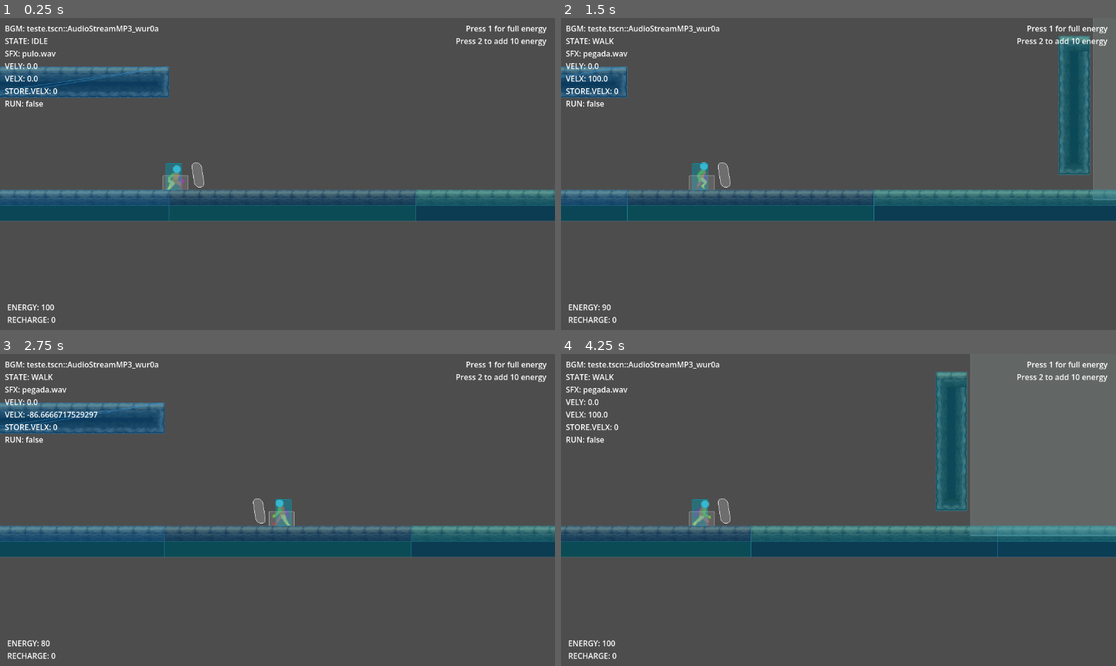
Above: before the commit, frames 1-4 (two rows, left to right).
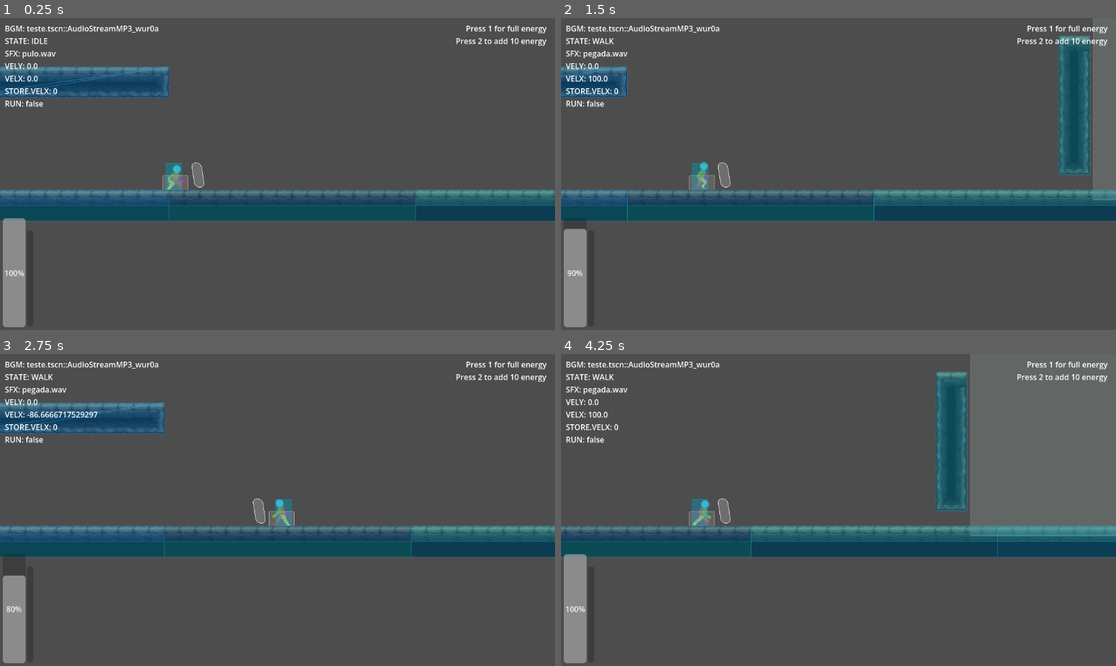
Above: after the commit, the same moments.

Repository: flanderszao/gamedev-delivery
Game: Godot game, scene res://scenes/teste.tscn
Same seed, same stepped clock (60 frames per second), same inputs: the game is played once before the commit and once after it.
Inputs (mouse positions are in pixels of both pictures, inside the frame that each line leads up to):
- Up to frame 1 (0.25 s): no input
- Up to frame 2 (1.5 s): move the mouse to (960, 158) at 0.52 s; hold Right (right) from 0.53 s (still down); tap Z (b_button) at 0.6 s; tap Space (ui_select) at 0.77, 0.8, 1.07, 1.35 s; move the mouse to (727, 189) at 1.27 s
- Up to frame 3 (2.75 s): tap Space (ui_select) at 1.52, 1.82, 2.3 s; tap Z (b_button) at 1.55 s; move the mouse to (333, 441) at 2.02 s; release Right (right) at 2.03 s; hold Left (left) from 2.03 s (still down); tap Shift (a_button) at 2.1 s
- Up to frame 4 (4.25 s): move the mouse to (810, 572) at 2.77 s; release Left (left) at 2.78 s; hold Right (right) from 2.78 s (still down); tap Z (b_button) at 2.85, 3.6 s; tap Space (ui_select) at 3.02, 3.32, 3.77, 3.8, 4.07 s; move the mouse to (1005, 556) at 3.52 s; tap 1 (debug_1) at 4.15 s

The runs differ from the first frame. In frame 1, 1.5% of the frame differs, in the area x 0-11%, y 64-100%; in frame 2, 1.4%; in frame 3, 1.2%; in frame 4, 1.5%.

Commit message:
Mudanças na utilização de interface

Diff:
--- a/projetoaula/animated_player.gd
+++ /dev/null
@@ -1,29 +0,0 @@
-extends CharacterBody2D
-
-@export var speed := 400
-@export var jump_speed := -1000.0
-@export var gravity := 2500.0
-@onready var sprite = $AnimatedSprite2D
-
-func get_input():
-	var input_direction := Input.get_axis("left", "right")
-	velocity.x = input_direction * speed
-	var jump := Input.is_action_just_pressed("ui_select")
-	if jump and is_on_floor():
-		velocity.y = jump_speed
-	if is_on_floor() and Input.is_action_just_pressed("down"):
-		position.y += 1
-
-func _physics_process(delta):
-	velocity.y = velocity.y + (gravity * delta)
-	get_input()
-	animate()
-	move_and_slide()
-
-func animate():
-	if velocity.x > 0:
-		sprite.play("right")
-	elif velocity.x < 0:
-		sprite.play("left")
-	else:
-		sprite.stop()
--- a/projetoaula/animated_player.tscn
+++ /dev/null
@@ -1,161 +0,0 @@
-[gd_scene format=3 uid="uid://bskvwnj7xyuwc"]
-
-[ext_resource type="Script" uid="uid://v2flc81uuer6" path="res://animated_player.gd" id="1_p8nn4"]
-[ext_resource type="Texture2D" uid="uid://ckypt7chsj8xv" path="res://char.png" id="2_v2aue"]
-
-[sub_resource type="AtlasTexture" id="AtlasTexture_0xm2m"]
-atlas = ExtResource("2_v2aue")
-region = Rect2(0, 0, 64, 64)
-
-[sub_resource type="AtlasTexture" id="AtlasTexture_h2yge"]
-atlas = ExtResource("2_v2aue")
-region = Rect2(64, 0, 64, 64)
-
-[sub_resource type="AtlasTexture" id="AtlasTexture_1bvp3"]
-atlas = ExtResource("2_v2aue")
-region = Rect2(128, 0, 64, 64)
-
-[sub_resource type="AtlasTexture" id="AtlasTexture_lquwl"]
-atlas = ExtResource("2_v2aue")
-region = Rect2(192, 0, 64, 64)
-
-[sub_resource type="AtlasTexture" id="AtlasTexture_7mycd"]
-atlas = ExtResource("2_v2aue")
-region = Rect2(0, 64, 64, 64)
-
-[sub_resource type="AtlasTexture" id="AtlasTexture_272bh"]
-atlas = ExtResource("2_v2aue")
-region = Rect2(64, 64, 64, 64)
-
-[sub_resource type="AtlasTexture" id="AtlasTexture_5vw27"]
-atlas = ExtResource("2_v2aue")
-region = Rect2(128, 64, 64, 64)
-
-[sub_resource type="AtlasTexture" id="AtlasTexture_kek77"]
-atlas = ExtResource("2_v2aue")
-region = Rect2(192, 64, 64, 64)
-
-[sub_resource type="AtlasTexture" id="AtlasTexture_4c57u"]
-atlas = ExtResource("2_v2aue")
-region = Rect2(0, 128, 64, 64)
-
-[sub_resource type="AtlasTexture" id="AtlasTexture_efxa6"]
-atlas = ExtResource("2_v2aue")
-region = Rect2(64, 128, 64, 64)
-
-[sub_resource type="AtlasTexture" id="AtlasTexture_dg77c"]
-atlas = ExtResource("2_v2aue")
-region = Rect2(128, 128, 64, 64)
-
-[sub_resource type="AtlasTexture" id="AtlasTexture_ycdy4"]
-atlas = ExtResource("2_v2aue")
-region = Rect2(192, 128, 64, 64)
-
-[sub_resource type="AtlasTexture" id="AtlasTexture_w48qg"]
-atlas = ExtResource("2_v2aue")
-region = Rect2(0, 192, 64, 64)
-
-[sub_resource type="AtlasTexture" id="AtlasTexture_vivmo"]
-atlas = ExtResource("2_v2aue")
-region = Rect2(64, 192, 64, 64)
-
-[sub_resource type="AtlasTexture" id="AtlasTexture_2cqfq"]
-atlas = ExtResource("2_v2aue")
-region = Rect2(128, 192, 64, 64)
-
-[sub_resource type="AtlasTexture" id="AtlasTexture_yaehf"]
-atlas = ExtResource("2_v2aue")
-region = Rect2(192, 192, 64, 64)
-
-[sub_resource type="SpriteFrames" id="SpriteFrames_074og"]
-animations = [{
-"frames": [],
-"loop": true,
-"name": &"default",
-"speed": 5.0
-}, {
-"frames": [{
-"duration": 1.0,
-"texture": SubResource("AtlasTexture_0xm2m")
-}, {
-"duration": 1.0,
-"texture": SubResource("AtlasTexture_h2yge")
-}, {
-"duration": 1.0,
-"texture": SubResource("AtlasTexture_1bvp3")
-}, {
-"duration": 1.0,
-"texture": SubResource("AtlasTexture_lquwl")
-}],
-"loop": true,
-"name": &"down",
-"speed": 5.0
-}, {
-"frames": [{
-"duration": 1.0,
-"texture": SubResource("AtlasTexture_7mycd")
-}, {
-"duration": 1.0,
-"texture": SubResource("AtlasTexture_272bh")
-}, {
-"duration": 1.0,
-"texture": SubResource("AtlasTexture_5vw27")
-}, {
-"duration": 1.0,
-"texture": SubResource("AtlasTexture_kek77")
-}],
-"loop": true,
-"name": &"left",
-"speed": 5.0
-}, {
-"frames": [{
-"duration": 1.0,
-"texture": SubResource("AtlasTexture_4c57u")
-}, {
-"duration": 1.0,
-"texture": SubResource("AtlasTexture_efxa6")
-}, {
-"duration": 1.0,
-"texture": SubResource("AtlasTexture_dg77c")
-}, {
-"duration": 1.0,
-"texture": SubResource("AtlasTexture_ycdy4")
-}],
-"loop": true,
-"name": &"right",
-"speed": 5.0
-}, {
-"frames": [{
-"duration": 1.0,
-"texture": SubResource("AtlasTexture_w48qg")
-}, {
-"duration": 1.0,
-"texture": SubResource("AtlasTexture_vivmo")
-}, {
-"duration": 1.0,
-"texture": SubResource("AtlasTexture_2cqfq")
-}, {
-"duration": 1.0,
-"texture": SubResource("AtlasTexture_yaehf")
-}],
-"loop": true,
-"name": &"up",
-"speed": 5.0
-}]
-
-[sub_resource type="CapsuleShape2D" id="CapsuleShape2D_h2yge"]
-radius = 9.0
-height = 28.0
-
-[node name="AnimatedPlayer" type="CharacterBody2D" unique_id=1309482896]
-script = ExtResource("1_p8nn4")
-metadata/_edit_group_ = true
-
-[node name="AnimatedSprite2D" type="AnimatedSprite2D" parent="." unique_id=918535980]
-texture_filter = 1
-sprite_frames = SubResource("SpriteFrames_074og")
-animation = &"down"
-
-[node name="CollisionShape2D" type="CollisionShape2D" parent="." unique_id=392004219]
-position = Vector2(0, 18)
-shape = SubResource("CapsuleShape2D_h2yge")
--- a/projetoaula/contador.gd
+++ /dev/null
@@ -1,27 +0,0 @@
-extends Node2D
-
-var total:= 0.0
-const SPEED : int = 100
-
-func _ready() -> void:
-	update_label(total)
-
-func _physics_process(delta: float) -> void:
-	total += delta
-	update_label(total)
-	if Input.is_action_just_pressed("ui_right"):
-		# Move enquanto a tecla estiver pressionada
-		position.x += SPEED * delta
-
-func update_label(value) -> void:
-	$Label.text  = str(value)
-
-func _input(event: InputEvent) -> void:
-	if event.is_action_pressed("ui_right"):
-		print("Right arrow!")
-
-
-
-func _on_timer_timeout() -> void:
-	print("Disparou")
-	$Label.visible = !$Label.visible
--- a/projetoaula/contador.tscn
+++ /dev/null
@@ -1,24 +0,0 @@
-[gd_scene format=3 uid="uid://bkel2ayrsrjna"]
-
-[ext_resource type="FontFile" uid="uid://dymsdb063lfj5" path="res://Xolonium-Regular.ttf" id="1_33s27"]
-[ext_resource type="Script" uid="uid://0xj1xv4r36vf" path="res://contador.gd" id="1_f72jp"]
-
-[node name="Contador" type="Node2D" unique_id=2139398628]
-script = ExtResource("1_f72jp")
-
-[node name="Label" type="Label" parent="." unique_id=468524616]
-offset_left = 53.0
-offset_top = 242.0
-offset_right = 1430.0
-offset_bottom = 391.0
-theme_override_colors/font_outline_color = Color(0, 0, 0, 1)
-theme_override_constants/outline_size = 14
-theme_override_fonts/font = ExtResource("1_33s27")
-theme_override_font_sizes/font_size = 60
-text = "lskdmvksdmdksmvlksd vksd lkdsm ckosdm[
-vewkceiwcneiwu"
-
-[node name="Timer" type="Timer" parent="." unique_id=1100329012]
-autostart = true
-
-[connection signal="timeout" from="Timer" to="." method="_on_timer_timeout"]
--- a/projetoaula/icon.svg
+++ /dev/null
@@ -1 +0,0 @@
-<svg xmlns="http://www.w3.org/2000/svg" width="128" height="128"><rect width="124" height="124" x="2" y="2" fill="#363d52" stroke="#212532" stroke-width="4" rx="14"/><g fill="#fff" transform="translate(12.322 12.322)scale(.101)"><path d="M105 673v33q407 354 814 0v-33z"/><path fill="#478cbf" d="m105 673 152 14q12 1 15 14l4 67 132 10 8-61q2-11 15-15h162q13 4 15 15l8 61 132-10 4-67q3-13 15-14l152-14V427q30-39 56-81-35-59-83-108-43 20-82 47-40-37-88-64 7-51 8-102-59-28-123-42-26 43-46 89-49-7-98 0-20-46-46-89-64 14-123 42 1 51 8 102-48 27-88 64-39-27-82-47-48 49-83 108 26 42 56 81zm0 33v39c0 276 813 276 814 0v-39l-134 12-5 69q-2 10-14 13l-162 11q-12 0-16-11l-10-65H446l-10 65q-4 11-16 11l-162-11q-12-3-14-13l-5-69z"/><path d="M483 600c0 34 58 34 58 0v-86c0-34-58-34-58 0z"/><circle cx="725" cy="526" r="90"/><circle cx="299" cy="526" r="90"/></g><g fill="#414042" transform="translate(12.322 12.322)scale(.101)"><circle cx="307" cy="532" r="60"/><circle cx="717" cy="532" r="60"/></g></svg>
--- a/projetoaula/main.tscn
+++ /dev/null
@@ -1,75 +0,0 @@
-[gd_scene format=3 uid="uid://yy6qjwv2fodd"]
-
-[ext_resource type="PackedScene" uid="uid://bskvwnj7xyuwc" path="res://animated_player.tscn" id="1_h2yge"]
-[ext_resource type="Texture2D" uid="uid://clgltt4sngtvy" path="res://grass1.png" id="3_h2yge"]
-[ext_resource type="Texture2D" uid="uid://dvk0lbjyxa0yl" path="res://grass2.png" id="4_1bvp3"]
-
-[sub_resource type="RectangleShape2D" id="RectangleShape2D_1bvp3"]
-size = Vector2(370, 38)
-
-[sub_resource type="RectangleShape2D" id="RectangleShape2D_lquwl"]
-size = Vector2(280.00012, 40)
-
-[node name="Main" type="Node2D" unique_id=1246608094]
-y_sort_enabled = true
-
-[node name="AnimatedPlayer" parent="." unique_id=1309482896 instance=ExtResource("1_h2yge")]
-position = Vector2(585, 326)
-
-[node name="Camera2D" type="Camera2D" parent="AnimatedPlayer" unique_id=639886529]
-position_smoothing_enabled = true
-drag_horizontal_enabled = true
-drag_vertical_enabled = true
-editor_draw_drag_margin = true
-
-[node name="Platform" type="StaticBody2D" parent="." unique_id=105404260]
-position = Vector2(599, 425)
-metadata/_edit_group_ = true
-
-[node name="Sprite2D" type="Sprite2D" parent="Platform" unique_id=1815789665]
-texture = ExtResource("3_h2yge")
-
-[node name="CollisionShape2D" type="CollisionShape2D" parent="Platform" unique_id=497100525]
-shape = SubResource("RectangleShape2D_1bvp3")
-
-[node name="Platform4" type="StaticBody2D" parent="." unique_id=241474798]
-position = Vector2(223, 425)
-metadata/_edit_group_ = true
-
-[node name="Sprite2D" type="Sprite2D" parent="Platform4" unique_id=1232220187]
-texture = ExtResource("3_h2yge")
-
-[node name="CollisionShape2D" type="CollisionShape2D" parent="Platform4" unique_id=1076188735]
-shape = SubResource("RectangleShape2D_1bvp3")
-
-[node name="Platform5" type="StaticBody2D" parent="." unique_id=508866203]
-position = Vector2(-132, 425)
-metadata/_edit_group_ = true
-
-[node name="Sprite2D" type="Sprite2D" parent="Platform5" unique_id=1341769219]
-texture = ExtResource("3_h2yge")
-
-[node name="CollisionShape2D" type="CollisionShape2D" parent="Platform5" unique_id=78231127]
-shape = SubResource("RectangleShape2D_1bvp3")
-
-[node name="Platform2" type="StaticBody2D" parent="." unique_id=879348859]
-position = Vector2(951.99994, 379)
-rotation = -0.30281374
-metadata/_edit_group_ = true
-
-[node name="Sprite2D" type="Sprite2D" parent="Platform2" unique_id=1520879262]
-texture = ExtResource("4_1bvp3")
-
-[node name="CollisionShape2D" type="CollisionShape2D" parent="Platform2" unique_id=1115395447]
-shape = SubResource("RectangleShape2D_lquwl")
-
-[node name="Platform3" type="StaticBody2D" parent="." unique_id=1302287440]
-position = Vector2(595, 256)
-metadata/_edit_group_ = true
-
-[node name="Sprite2D" type="Sprite2D" parent="Platform3" unique_id=1875263237]
-texture = ExtResource("4_1bvp3")
-
-[node name="CollisionShape2D" type="CollisionShape2D" parent="Platform3" unique_id=158268958]
-shape = SubResource("RectangleShape2D_lquwl")
-one_way_collision = true
--- a/projetoaula/player_tutorial_2d.gd
+++ /dev/null
@@ -1,17 +0,0 @@
-extends CharacterBody2D
-
-@export var speed = 400
-
-@onready var target = position
-
-
-func _input(event):
-	# Use is_action_pressed to only accept single taps as input instead of mouse drags.
-	if event.is_action_pressed(&"click"):
-		target = get_global_mouse_position()
-
-func _physics_process(delta):
-	velocity = position.direction_to(target) * speed
-	look_at(target)
-	if position.distance_to(target) > 10:
-		move_and_slide()
--- a/projetoaula/player_tutorial_2d.tscn
+++ /dev/null
@@ -1,19 +0,0 @@
-[gd_scene format=3 uid="uid://blxkdu2c5toow"]
-
-[ext_resource type="Script" uid="uid://g7tckgrx2s45" path="res://projetoaula/player_tutorial_2d.gd" id="1_wpytm"]
-[ext_resource type="Texture2D" uid="uid://dnumjyq877c8" path="res://icon.svg" id="2_pgu66"]
-
-[sub_resource type="RectangleShape2D" id="RectangleShape2D_0xm2m"]
-size = Vector2(118, 116)
-
-[node name="PlayerTutorial2D" type="CharacterBody2D" unique_id=354187626]
-script = ExtResource("1_wpytm")
-metadata/_edit_group_ = true
-
-[node name="Sprite2D" type="Sprite2D" parent="." unique_id=440235388]
-rotation = -0.0056201937
-texture = ExtResource("2_pgu66")
-
-[node name="CollisionShape2D" type="CollisionShape2D" parent="." unique_id=1551928977]
-shape = SubResource("RectangleShape2D_0xm2m")
-debug_color = Color(0.22079399, 0.6259368, 0.37835655, 0.41960785)
--- a/scenes/debug_area.gd
+++ b/scenes/debug_area.gd
@@ -1,11 +1,9 @@
 extends Area2D
 
-@export var player_path: NodePath = ^"../Personagem"
-@export var musica_path: NodePath = ^"../MusicaDeFundo"
+@onready var player = get_tree().current_scene.get_node("Personagem")
+@onready var musica = get_tree().current_scene.get_node("MusicaDeFundo")
 @export var bgm_area1: AudioStream = preload("res://soundsAssets/sf3alex.mp3")
 
-@onready var player: Node2D = get_node_or_null(player_path)
-@onready var musica: AudioStreamPlayer = get_node_or_null(musica_path)
 @onready var area_camera: Camera2D = $CameraArea
 
 func _ready():
--- a/scenes/interface.gd
+++ b/scenes/interface.gd
@@ -1,11 +1,15 @@
 extends Control
 
+@onready var player = get_tree().current_scene.get_node("Personagem")
+@onready var energy = $Energy
+@onready var recharge = $Recharge
 
-# Called when the node enters the scene tree for the first time.
 func _ready() -> void:
-	pass # Replace with function body.
+	pass
 
 
 # Called every frame. 'delta' is the elapsed time since the previous frame.
 func _process(delta: float) -> void:
+	energy.value = player.energy
+	recharge.value = player.recharge
 	pass
--- a/scenes/interface.tscn
+++ b/scenes/interface.tscn
@@ -2,7 +2,7 @@
 
 [ext_resource type="Script" uid="uid://dr4ufc6pdxoap" path="res://scenes/interface.gd" id="1_rh14k"]
 
-[node name="Interface" type="Control" unique_id=1820077817]
+[node name="Control" type="Control" unique_id=1820077817]
 clip_contents = true
 layout_mode = 3
 anchors_preset = 15
@@ -19,14 +19,20 @@
 [node name="Energy" type="ProgressBar" parent="." unique_id=97857170]
 layout_mode = 0
 offset_left = 13.0
-offset_top = 611.0
-offset_right = 140.0
+offset_top = 412.0
+offset_right = 60.0
 offset_bottom = 638.0
+rounded = true
+allow_greater = true
+fill_mode = 3
 
 [node name="Recharge" type="ProgressBar" parent="." unique_id=1939799604]
 layout_mode = 0
-offset_left = 12.0
-offset_top = 581.0
-offset_right = 140.0
-offset_bottom = 608.0
+offset_left = 63.0
+offset_top = 437.0
+offset_right = 76.0
+offset_bottom = 637.0
+rounded = true
 allow_greater = true
+fill_mode = 3
+show_percentage = false
--- a/scenes/personagem.gd
+++ b/scenes/personagem.gd
@@ -119,7 +119,7 @@
 	if Input.is_action_just_pressed("debug_2"):
 		energy += 10
 
-	if Input.is_action_just_pressed("b_button") and do_action(State.PARRY):
+	if Input.is_action_just_pressed("b_button") and parry_time_left == 0 and do_action(State.PARRY) and can_exit_slide():
 		state = State.PARRY
 		parry_time_left = parry_duration
 		return
--- a/scenes/teste.gd
+++ b/scenes/teste.gd
@@ -15,10 +15,6 @@
 	#musica.play()
 
 func _process(_delta):
-	gameplay_label.text = "ENERGY: %s\nRECHARGE: %s" % [
-		int(player.energy),
-		int(player.recharge)
-	]
 	debug_label.text = "BGM: %s\nSTATE: %s\nSFX: %s\nVELY: %s\nVELX: %s\nSTORE.VELX: %s\nRUN: %s" % [
 		get_bgm_name(area1),
 		get_state_name(),
--- a/scenes/teste.tscn
+++ b/scenes/teste.tscn
@@ -7,16 +7,12 @@
 
 [sub_resource type="AudioStreamMP3" id="AudioStreamMP3_wur0a"]
 
-[sub_resource type="LabelSettings" id="LabelSettings_wur0a"]
-
 [node name="Main" type="Node2D" unique_id=1087216480]
 script = ExtResource("1_ddwwg")
 
 [node name="Personagem" parent="." unique_id=1820077817 instance=ExtResource("7_grbdc")]
 
 [node name="Debug_Area" parent="." unique_id=1029699458 instance=ExtResource("3_dp01m")]
-
-[node name="Interface" parent="." unique_id=410211333 instance=ExtResource("2_cgmdw")]
 
 [node name="MusicaDeFundo" type="AudioStreamPlayer" parent="." unique_id=305292665]
 stream = SubResource("AudioStreamMP3_wur0a")
@@ -38,10 +34,11 @@
 offset_bottom = 33.0
 horizontal_alignment = 2
 
-[node name="GameplayLabel" type="Label" parent="CanvasLayer" unique_id=1213010956]
-offset_left = 15.0
-offset_top = 589.0
-offset_right = 55.0
-offset_bottom = 612.0
-label_settings = SubResource("LabelSettings_wur0a")
-vertical_alignment = 2
+[node name="Interface" parent="CanvasLayer" unique_id=410211333 instance=ExtResource("2_cgmdw")]
+anchors_preset = -1
+anchor_left = -0.05
+offset_left = 50.600002
+offset_top = 4.0
+offset_right = 1201.6001
+offset_bottom = 648.0
+grow_vertical = 0
Binary file removed: projetoaula/Xolonium-Regular.ttf
Not shown, removed: projetoaula/Xolonium-Regular.ttf.import
Not shown, removed: projetoaula/animated_player.gd.uid
Binary file removed: projetoaula/char.png
Not shown, removed: projetoaula/char.png.import
Not shown, removed: projetoaula/contador.gd.uid
Binary file removed: projetoaula/grass1.png
Not shown, removed: projetoaula/grass1.png.import
Binary file removed: projetoaula/grass2.png
Not shown, removed: projetoaula/grass2.png.import
Binary file removed: projetoaula/grass3.png
Not shown, removed: projetoaula/grass3.png.import
(and 6 more such lines)
